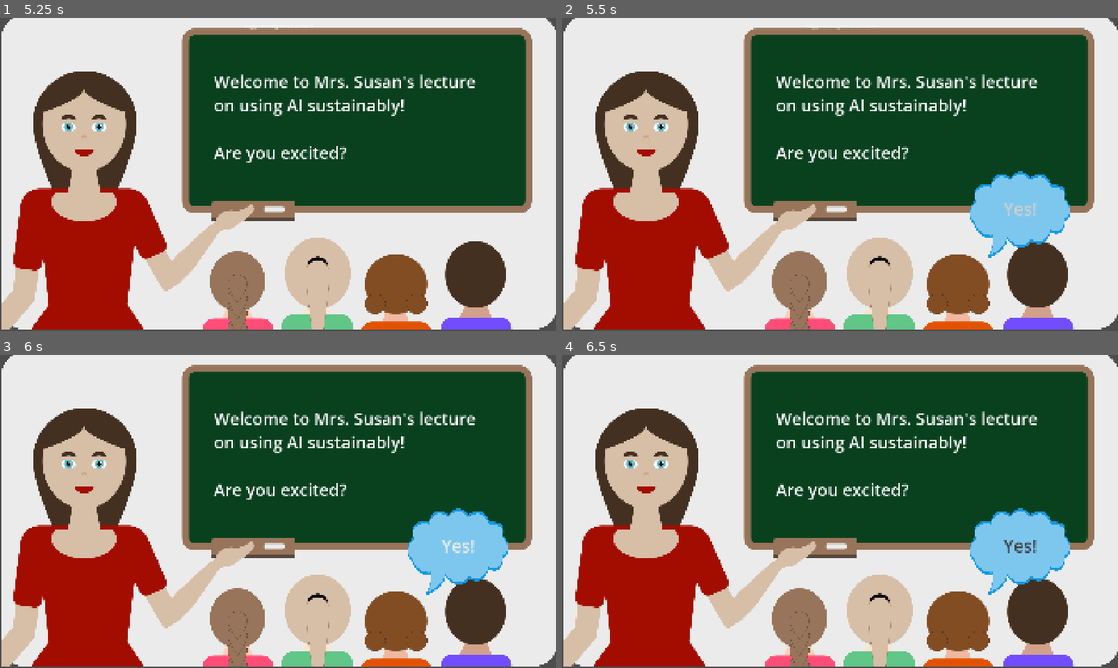
Above: before the commit, frames 1-4 (two rows, left to right).
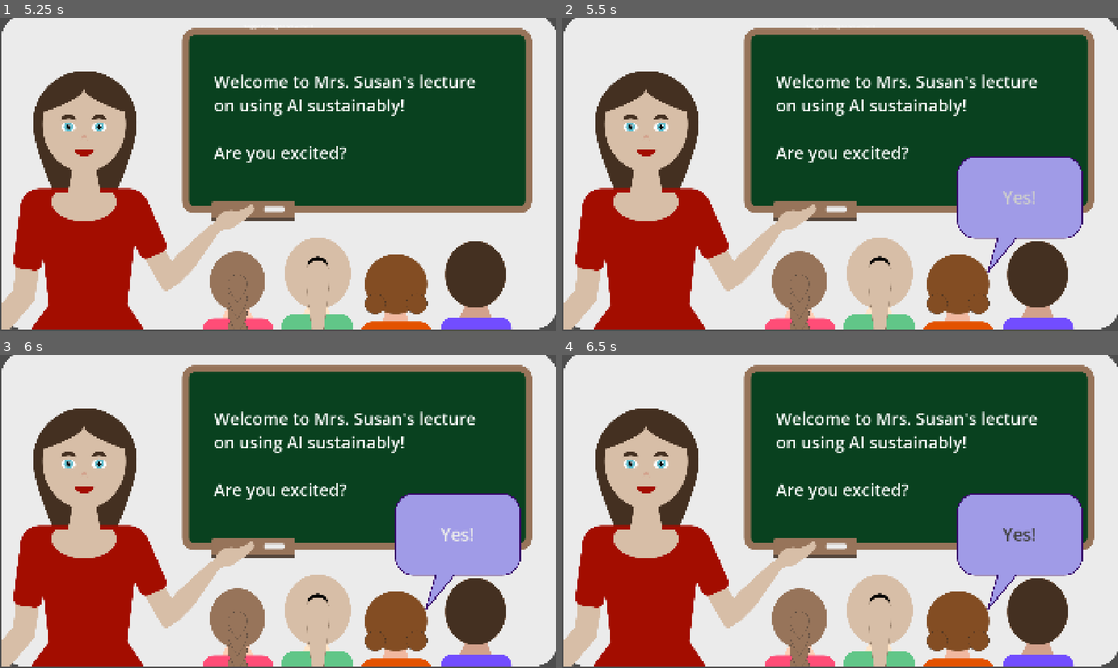
Above: after the commit, the same moments.

Repository: krishna3960/EducationTechnology
Game: Godot game, scene res://Scenes/Classroom.tscn
The game is run twice, just before and just after one commit, with the same random seed, the same clock (stepped at 60 frames per second) and the same inputs. This scene is started directly instead of the project's main scene. The engine's default icon, where the game draws it, is replaced by a stand-in: a white triangle on a blue panel in a dark square.
Inputs (mouse positions are in pixels of both pictures, inside the frame that each line leads up to):
- Up to frame 1 (5.25 s): tap Enter (ui_accept) at 0.5, 0.77, 1.25, 3.77 s; move the mouse to (400, 158) at 0.52 s; hold D (move_right) 0.53-1.25 s; click (400, 158) at 0.67 s; drag from (166, 190) to (250, 237) at 1.27 s; move the mouse to (333, 105) at 2.02 s; hold D (move_right) 2.03-2.75 s; drag from (250, 237) to (111, 127) at 2.77 s; move the mouse to (444, 221) at 3.52 s; hold A (move_left) 3.53-4.25 s; drag from (111, 127) to (194, 96) at 4.27 s; move the mouse to (305, 174) at 5.02 s; hold S (move_down) from 5.03 s (still down); click (305, 174) at 5.17 s
- Up to frame 2 (5.5 s): keep holding S (move_down)
- Up to frame 3 (6 s): release S (move_down) at 5.75 s; drag from (194, 433) to (166, 527) at 5.77 s
- Up to frame 4 (6.5 s): no input

Frame 1 is identical in both runs. In frame 2, 6.2% of the frame differs, in the area x 71-94%, y 44-82%; in frame 3, 6.2%; in frame 4, 6.2%.

Commit message:
Classroom speech bubble

Diff:
--- a/educational-game/Scenes/Classroom.tscn
+++ b/educational-game/Scenes/Classroom.tscn
@@ -2,7 +2,7 @@
 
 [ext_resource type="Script" uid="uid://c2xcrr3yiapnc" path="res://Scripts/classroom.gd" id="1_jjrax"]
 [ext_resource type="Texture2D" uid="uid://b0vi2f0ab62ab" path="res://Assets/scene_png/Classroom_v1.png" id="2_2b2wp"]
-[ext_resource type="Texture2D" uid="uid://bfjh7lb1ek8hl" path="res://Assets/speechbubble.png" id="3_jjrax"]
+[ext_resource type="Texture2D" uid="uid://cayk3osc0j0f2" path="res://Assets/speech_bubble_v0.png" id="3_285xf"]
 
 [sub_resource type="StyleBoxEmpty" id="StyleBoxEmpty_jjrax"]
 
@@ -100,7 +100,7 @@
 [node name="Speechbubble" type="Sprite2D" parent="Sub-scene1" unique_id=1908926924]
 position = Vector2(1581, 678.99994)
 scale = Vector2(0.39791667, 0.46458334)
-texture = ExtResource("3_jjrax")
+texture = ExtResource("3_285xf")
 
 [node name="Label" type="Label" parent="Sub-scene1" unique_id=790963778]
 offset_left = 739.0
@@ -114,10 +114,10 @@
 autowrap_mode = 2
 
 [node name="Button" type="Button" parent="Sub-scene1" unique_id=1341746185]
-offset_left = 1426.0
-offset_top = 549.0
-offset_right = 1738.0
-offset_bottom = 768.0
+offset_left = 1382.0
+offset_top = 497.0
+offset_right = 1777.0
+offset_bottom = 740.0
 theme_override_colors/font_color = Color(0, 0, 0, 1)
 theme_override_font_sizes/font_size = 60
 theme_override_styles/normal = SubResource("StyleBoxEmpty_jjrax")
@@ -129,9 +129,9 @@
 [node name="Sub-scene2" type="Node" parent="." unique_id=1208461160]
 
 [node name="Speechbubble" type="Sprite2D" parent="Sub-scene2" unique_id=713911064]
-position = Vector2(859, 720)
-scale = Vector2(0.39791667, 0.46458334)
-texture = ExtResource("3_jjrax")
+position = Vector2(877.49994, 713.5)
+scale = Vector2(0.39253184, 0.41311854)
+texture = ExtResource("3_285xf")
 flip_h = true
 
 [node name="Label" type="Label" parent="Sub-scene2" unique_id=1872792843]
@@ -148,10 +148,10 @@
 autowrap_mode = 2
 
 [node name="Button" type="Button" parent="Sub-scene2" unique_id=1260750910]
-offset_left = 704.0
-offset_top = 594.0
-offset_right = 1016.0
-offset_bottom = 813.0
+offset_left = 686.0
+offset_top = 545.0
+offset_right = 1073.0
+offset_bottom = 774.0
 theme_override_colors/font_color = Color(0, 0, 0, 1)
 theme_override_font_sizes/font_size = 53
 theme_override_styles/normal = SubResource("StyleBoxEmpty_285xf")
@@ -173,16 +173,16 @@
 autowrap_mode = 2
 
 [node name="Speechbubble" type="Sprite2D" parent="Sub-scene3" unique_id=1160017875]
-position = Vector2(860.99994, 610.75)
-scale = Vector2(0.51875, 0.6661458)
-texture = ExtResource("3_jjrax")
+position = Vector2(868.5, 655)
+scale = Vector2(0.41985422, 0.55235904)
+texture = ExtResource("3_285xf")
 flip_h = true
 
 [node name="Button2" type="Button" parent="Sub-scene3" unique_id=1369264617]
-offset_left = 671.0
-offset_top = 356.0
-offset_right = 1038.0
-offset_bottom = 794.0
+offset_left = 661.0
+offset_top = 439.0
+offset_right = 1077.0
+offset_bottom = 729.0
 theme_override_colors/font_color = Color(0, 0, 0, 1)
 theme_override_font_sizes/font_size = 39
 theme_override_styles/normal = SubResource("StyleBoxEmpty_285xf")
@@ -193,15 +193,15 @@
 autowrap_mode = 2
 
 [node name="Speechbubble2" type="Sprite2D" parent="Sub-scene3" unique_id=148331147]
-position = Vector2(1558, 587)
-scale = Vector2(0.51875, 0.6661458)
-texture = ExtResource("3_jjrax")
+position = Vector2(1583.5, 653)
+scale = Vector2(0.41438985, 0.56156504)
+texture = ExtResource("3_285xf")
 
 [node name="Button" type="Button" parent="Sub-scene3" unique_id=683791412]
-offset_left = 1372.0
-offset_top = 336.0
-offset_right = 1739.0
-offset_bottom = 774.0
+offset_left = 1375.0
+offset_top = 434.0
+offset_right = 1794.0
+offset_bottom = 727.0
 theme_override_colors/font_color = Color(0, 0, 0, 1)
 theme_override_font_sizes/font_size = 39
 theme_override_styles/normal = SubResource("StyleBoxEmpty_285xf")
@@ -243,15 +243,15 @@
 autowrap_mode = 2
 
 [node name="Speechbubble3" type="Sprite2D" parent="Sub-scene3" unique_id=1298233512]
-position = Vector2(1579, 664)
-scale = Vector2(0.39791667, 0.46458334)
-texture = ExtResource("3_jjrax")
+position = Vector2(1573, 715)
+scale = Vector2(0.35924974, 0.39815885)
+texture = ExtResource("3_285xf")
 
 [node name="Button3" type="Button" parent="Sub-scene3" unique_id=1213306482]
-offset_left = 1420.0
-offset_top = 526.0
-offset_right = 1732.0
-offset_bottom = 745.0
+offset_left = 1385.0
+offset_top = 556.0
+offset_right = 1756.0
+offset_bottom = 767.0
 theme_override_colors/font_color = Color(0, 0, 0, 1)
 theme_override_font_sizes/font_size = 44
 theme_override_styles/normal = SubResource("StyleBoxEmpty_285xf")
@@ -273,16 +273,16 @@
 autowrap_mode = 2
 
 [node name="Speechbubble" type="Sprite2D" parent="Sub-scene4" unique_id=1958102113]
-position = Vector2(860.99994, 610.75)
-scale = Vector2(0.51875, 0.6661458)
-texture = ExtResource("3_jjrax")
+position = Vector2(866.5, 641)
+scale = Vector2(0.42896172, 0.53164554)
+texture = ExtResource("3_285xf")
 flip_h = true
 
 [node name="Button" type="Button" parent="Sub-scene4" unique_id=564824244]
-offset_left = 669.0
-offset_top = 373.0
-offset_right = 1036.0
-offset_bottom = 811.0
+offset_left = 638.0
+offset_top = 438.0
+offset_right = 1086.0
+offset_bottom = 710.0
 theme_override_colors/font_color = Color(0, 0, 0, 1)
 theme_override_font_sizes/font_size = 39
 theme_override_styles/normal = SubResource("StyleBoxEmpty_285xf")
@@ -293,15 +293,15 @@
 autowrap_mode = 2
 
 [node name="Speechbubble2" type="Sprite2D" parent="Sub-scene4" unique_id=1774045640]
-position = Vector2(1558, 587)
-scale = Vector2(0.51875, 0.6661458)
-texture = ExtResource("3_jjrax")
+position = Vector2(1597, 665)
+scale = Vector2(0.47157907, 0.4987806)
+texture = ExtResource("3_285xf")
 
 [node name="Button2" type="Button" parent="Sub-scene4" unique_id=1535663037]
 offset_left = 1372.0
-offset_top = 336.0
-offset_right = 1739.0
-offset_bottom = 774.0
+offset_top = 473.0
+offset_right = 1827.0
+offset_bottom = 717.0
 theme_override_colors/font_color = Color(0, 0, 0, 1)
 theme_override_font_sizes/font_size = 39
 theme_override_styles/normal = SubResource("StyleBoxEmpty_285xf")
@@ -343,15 +343,15 @@
 autowrap_mode = 2
 
 [node name="Speechbubble3" type="Sprite2D" parent="Sub-scene4" unique_id=1268069501]
-position = Vector2(1579, 664)
-scale = Vector2(0.39791667, 0.46458334)
-texture = ExtResource("3_jjrax")
+position = Vector2(1578, 707)
+scale = Vector2(0.38110775, 0.3956979)
+texture = ExtResource("3_285xf")
 
 [node name="Button3" type="Button" parent="Sub-scene4" unique_id=85282041]
-offset_left = 1420.0
-offset_top = 526.0
-offset_right = 1732.0
-offset_bottom = 745.0
+offset_left = 1392.0
+offset_top = 544.0
+offset_right = 1769.0
+offset_bottom = 763.0
 theme_override_colors/font_color = Color(0, 0, 0, 1)
 theme_override_font_sizes/font_size = 44
 theme_override_styles/normal = SubResource("StyleBoxEmpty_285xf")
@@ -373,16 +373,16 @@
 autowrap_mode = 2
 
 [node name="Speechbubble" type="Sprite2D" parent="Sub-scene5" unique_id=1864856312]
-position = Vector2(860.99994, 610.75)
-scale = Vector2(0.51875, 0.6661458)
-texture = ExtResource("3_jjrax")
+position = Vector2(853, 648.00006)
+scale = Vector2(0.44353372, 0.53739935)
+texture = ExtResource("3_285xf")
 flip_h = true
 
 [node name="Button" type="Button" parent="Sub-scene5" unique_id=1502392372]
-offset_left = 669.0
-offset_top = 373.0
-offset_right = 1036.0
-offset_bottom = 811.0
+offset_left = 651.0
+offset_top = 441.0
+offset_right = 1072.0
+offset_bottom = 720.0
 theme_override_colors/font_color = Color(0, 0, 0, 1)
 theme_override_font_sizes/font_size = 39
 theme_override_styles/normal = SubResource("StyleBoxEmpty_285xf")
@@ -393,15 +393,15 @@
 autowrap_mode = 2
 
 [node name="Speechbubble2" type="Sprite2D" parent="Sub-scene5" unique_id=932487753]
-position = Vector2(1558, 587)
-scale = Vector2(0.51875, 0.6661458)
-texture = ExtResource("3_jjrax")
+position = Vector2(1590.0001, 653)
+scale = Vector2(0.4269525, 0.5321523)
+texture = ExtResource("3_285xf")
 
 [node name="Button2" type="Button" parent="Sub-scene5" unique_id=509816283]
 offset_left = 1372.0
-offset_top = 336.0
-offset_right = 1739.0
-offset_bottom = 774.0
+offset_top = 437.0
+offset_right = 1809.0
+offset_bottom = 725.0
 theme_override_colors/font_color = Color(0, 0, 0, 1)
 theme_override_font_sizes/font_size = 39
 theme_override_styles/normal = SubResource("StyleBoxEmpty_285xf")
@@ -443,15 +443,15 @@
 autowrap_mode = 2
 
 [node name="Speechbubble3" type="Sprite2D" parent="Sub-scene5" unique_id=372880477]
-position = Vector2(1579, 664)
-scale = Vector2(0.39791667, 0.46458334)
-texture = ExtResource("3_jjrax")
+position = Vector2(1573.9999, 700)
+scale = Vector2(0.36471432, 0.41065764)
+texture = ExtResource("3_285xf")
 
 [node name="Button3" type="Button" parent="Sub-scene5" unique_id=329958544]
-offset_left = 1420.0
-offset_top = 526.0
-offset_right = 1732.0
-offset_bottom = 745.0
+offset_left = 1384.0
+offset_top = 529.0
+offset_right = 1769.0
+offset_bottom = 748.0
 theme_override_colors/font_color = Color(0, 0, 0, 1)
 theme_override_font_sizes/font_size = 44
 theme_override_styles/normal = SubResource("StyleBoxEmpty_285xf")
